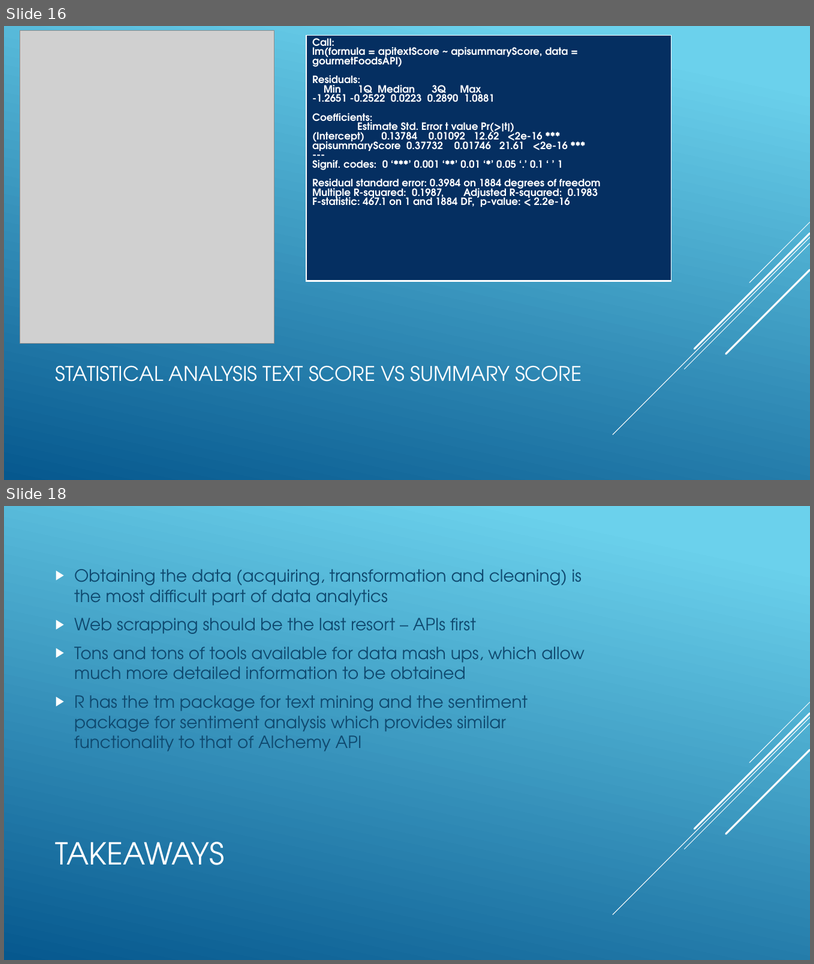
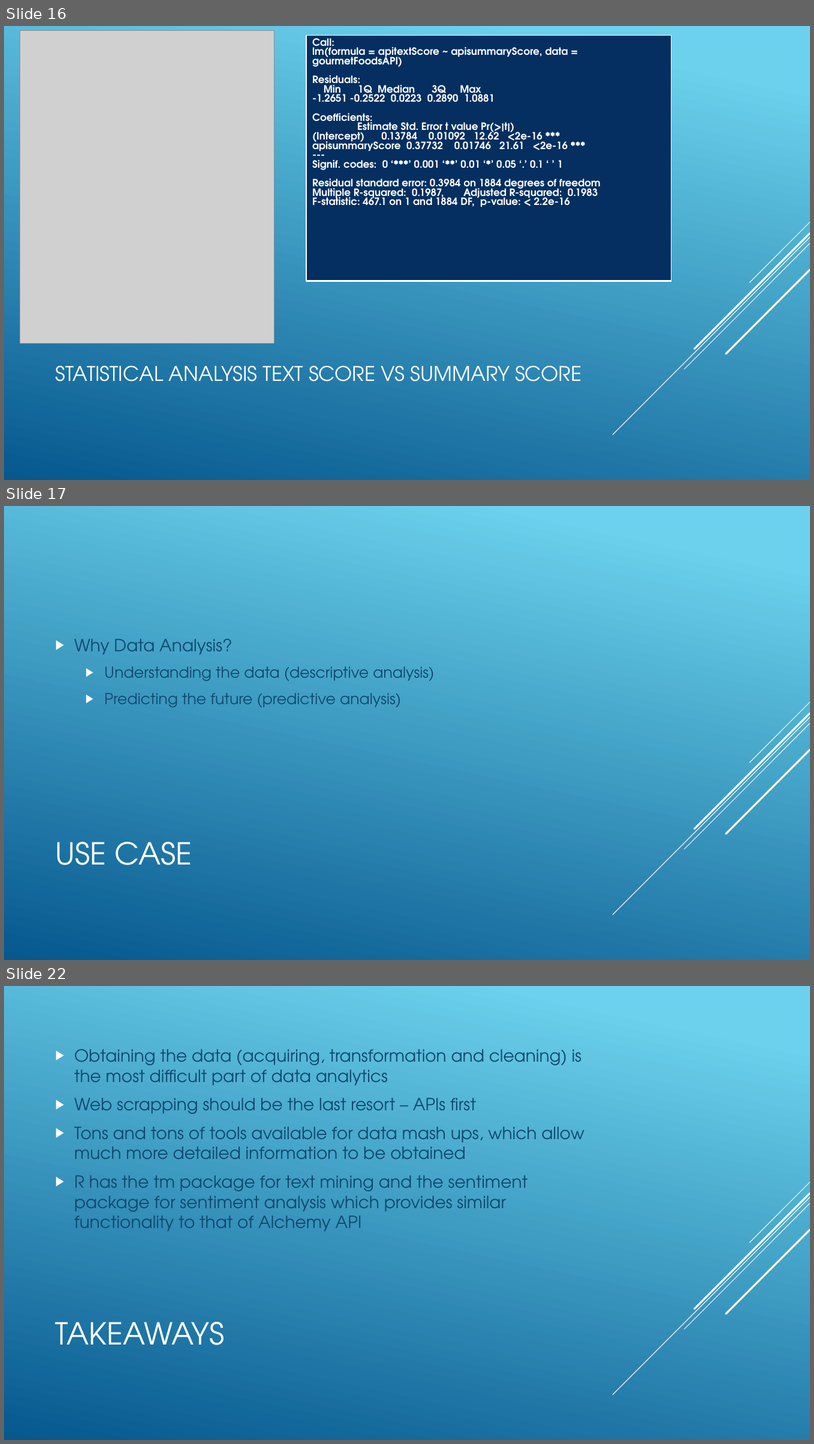
Before and after one commit to jwindokun/FinalProject, a slide deck: R/Final_Project_Presentation.pptx. Shown one above the other, each under a label of ours: slides 16 and 18 before the commit, slides 16, 17 and 22 after it; the slides between them are not shown. The pictures are 814x964 and 814x1444 pixels, drawn with LibreOffice and Linux fonts; fonts in the diff are those of the drawing; grey boxes stand for pictures. Boxes give left, top, right and bottom in pixels: in the first picture for what was removed or moved away, otherwise in the second. Text is boxed around its words. In the diff, an @@ line names an element or a change of style, - is before the commit and + after.

```diff
--- a/R/Final_Project_Presentation.pptx
+++ b/R/Final_Project_Presentation.pptx
@@ slide 17 added at (4,506,810,960), background gradient #6ED2EB to #06588E; not listed: 5 template elements that a slide beside it also shows @@
@@ text added at (74,639,434,707), 18 pt, text #0F496F @@
+▶ Why Data Analysis?
+  ▶ Understanding the data (descriptive analysis)
+  ▶ Predicting the future (predictive analysis)
@@ title added at (56,841,192,865), 36 pt, text #FFFFFF @@
+USE CASE
@@ what was slide 18 is now slide 22 @@
```
Also in this commit, not shown: 3 slides changed, 5 other slides added, 3 other files.
